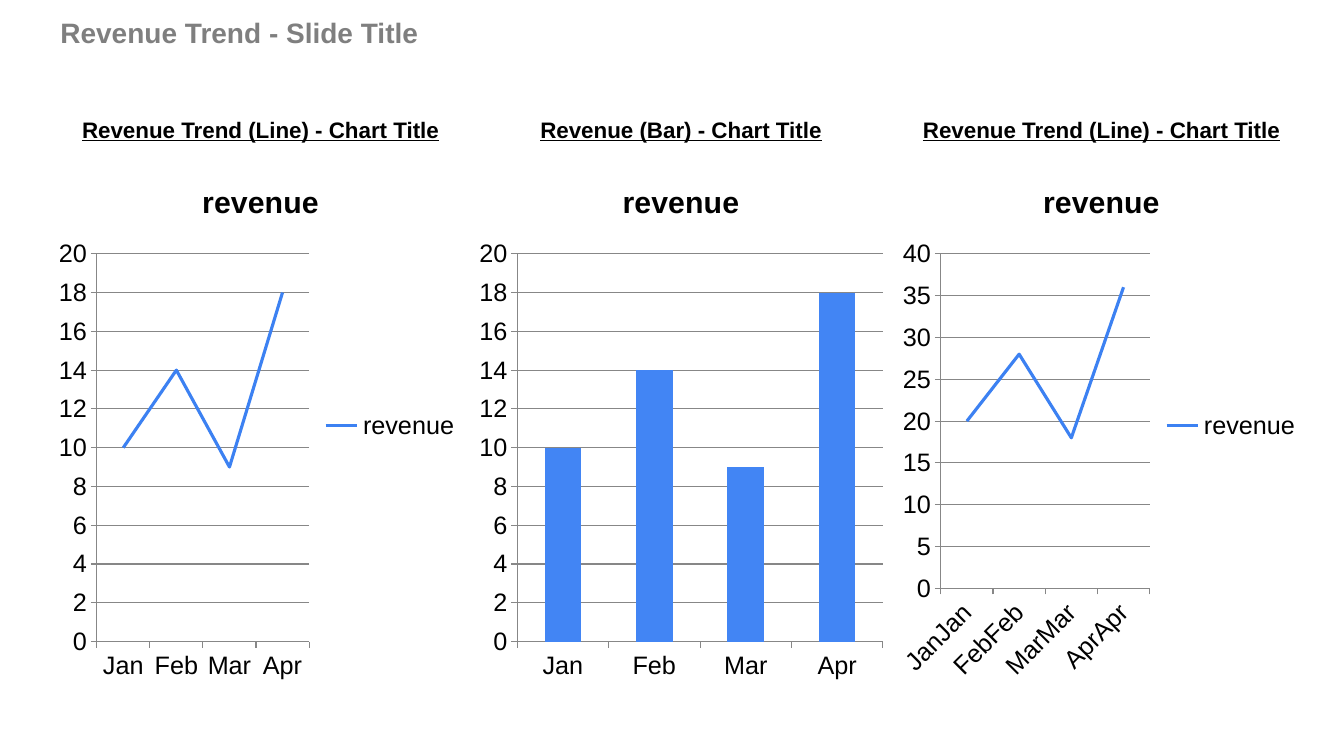
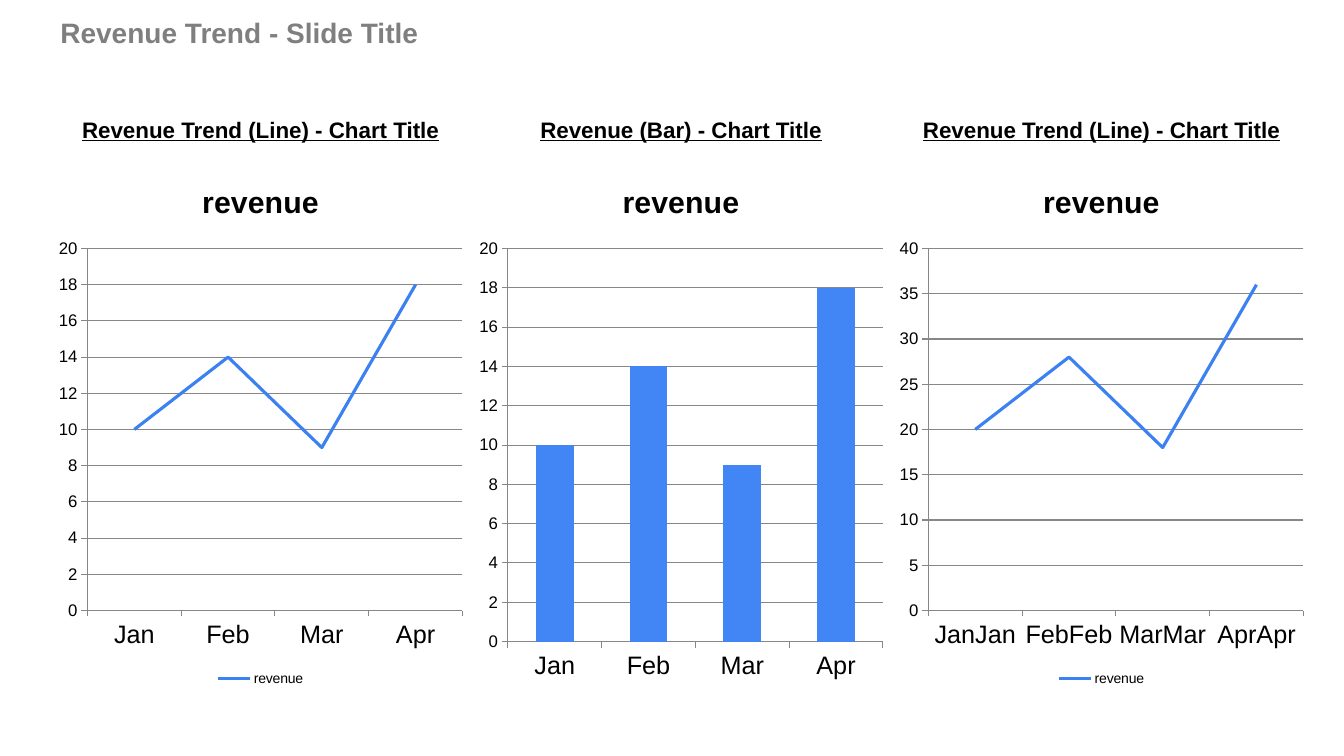
Before and after one commit to josephcobb111/deckbridge, a slide deck: slide 4 of notebooks/demo.pptx. Drawn at 1344x756 pixels with LibreOffice and Linux fonts; fonts in the diff are those of the drawing. Boxes give left, top, right and bottom in pixels: in the first picture for what was removed or moved away, otherwise in the second. Text is boxed around its words. In the diff, an @@ line names an element or a change of style, - is before the commit and + after.

Commit message:
pptx chart theme

```diff
--- a/notebooks/demo.pptx
+++ b/notebooks/demo.pptx
@@ line chart at <box>50,161,471,691</box> @@
@@ legend changed @@
@@ value axis changed @@
@@ column chart at <box>471,161,891,691</box> @@
@@ value axis changed @@
@@ line chart at <box>891,161,1312,691</box> @@
@@ legend changed @@
@@ value axis changed @@
```
Also in this commit, not shown: 3 other slides changed, 8 other files.
